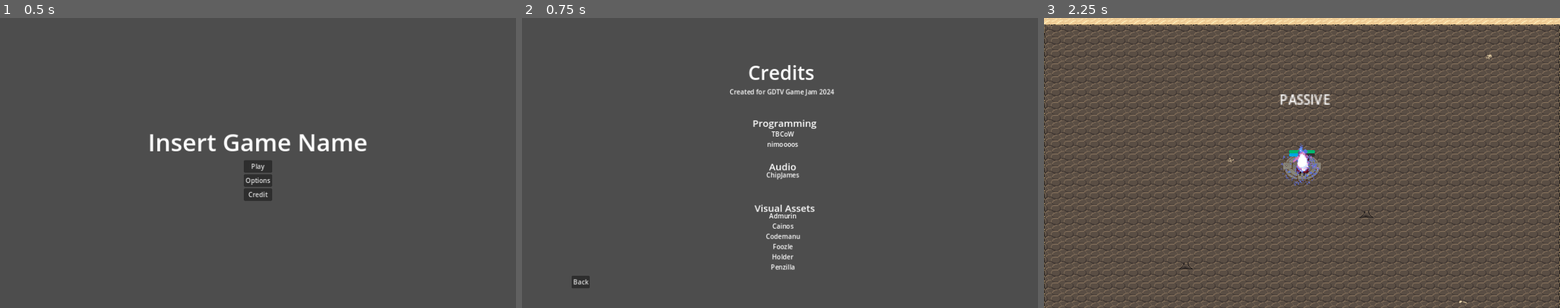
Above: before the commit, frames 1-3 (left to right).
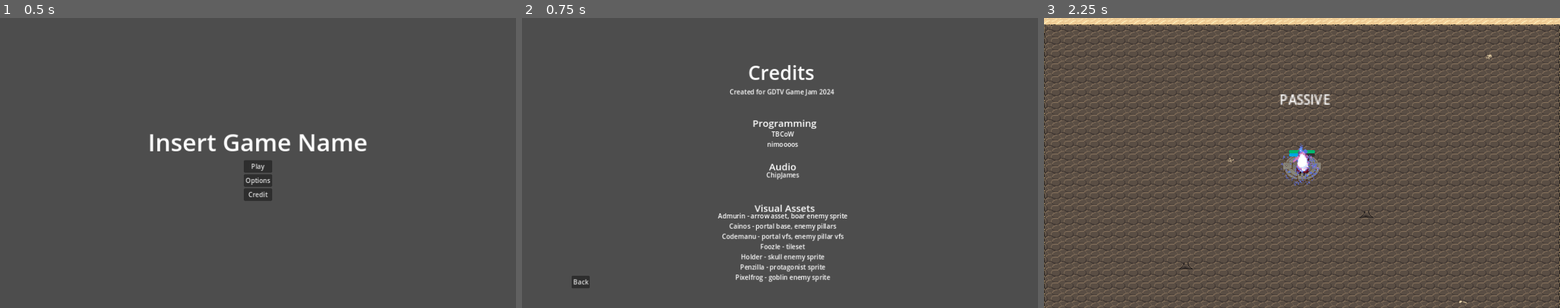
Above: after the commit, the same moments.

Repository: GDTV-Game-Jam-2024/GDTV
Game: Godot game, scene res://Scenes/main_menu.tscn
Same seed, same stepped clock (60 frames per second), same inputs: the game is played once before the commit and once after it. The engine's default icon, where the game draws it, is replaced by a stand-in: a white triangle on a blue panel in a dark square.
Inputs:
- Up to frame 1 (0.5 s): no input
- Up to frame 2 (0.75 s): click "Credit" at 0.5 s
- Up to frame 3 (2.25 s): click "Back" at 1.25 s; click "Play" at 2 s

Frame 1 is identical in both runs. In frame 2, 1.4% of the frame differs, in the area x 37-64%, y 67-92%; in frame 3, nothing differs.

Commit message:
Update credits.tscn

Diff:
--- a/Scenes/credits.tscn
+++ b/Scenes/credits.tscn
@@ -47,12 +47,13 @@
 
 
 
-Admurin
-Cainos
-Codemanu
-Foozle
-Holder
-Penzilla"
+Admurin - arrow asset, boar enemy sprite
+Cainos - portal base, enemy pillars
+Codemanu - portal vfs, enemy pillar vfs
+Foozle - tileset
+Holder - skull enemy sprite
+Penzilla - protagonist sprite
+Pixelfrog - goblin enemy sprite"
 horizontal_alignment = 1
 
 [node name="Label" type="Label" parent="Label3"]
